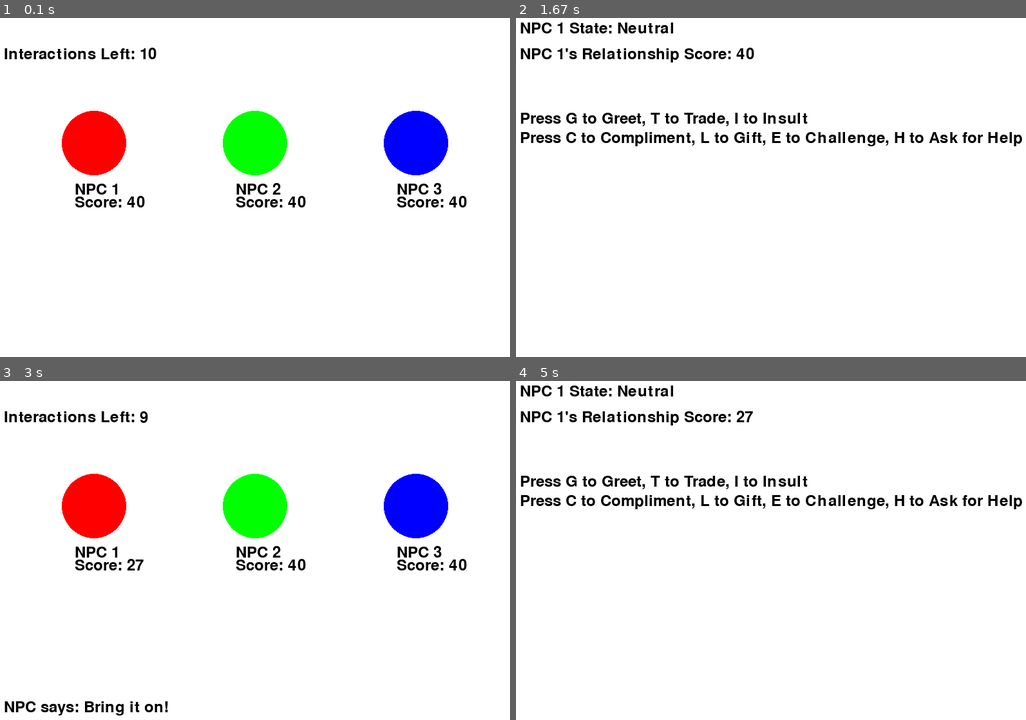
Above: before the commit, frames 1-4 (two rows, left to right).
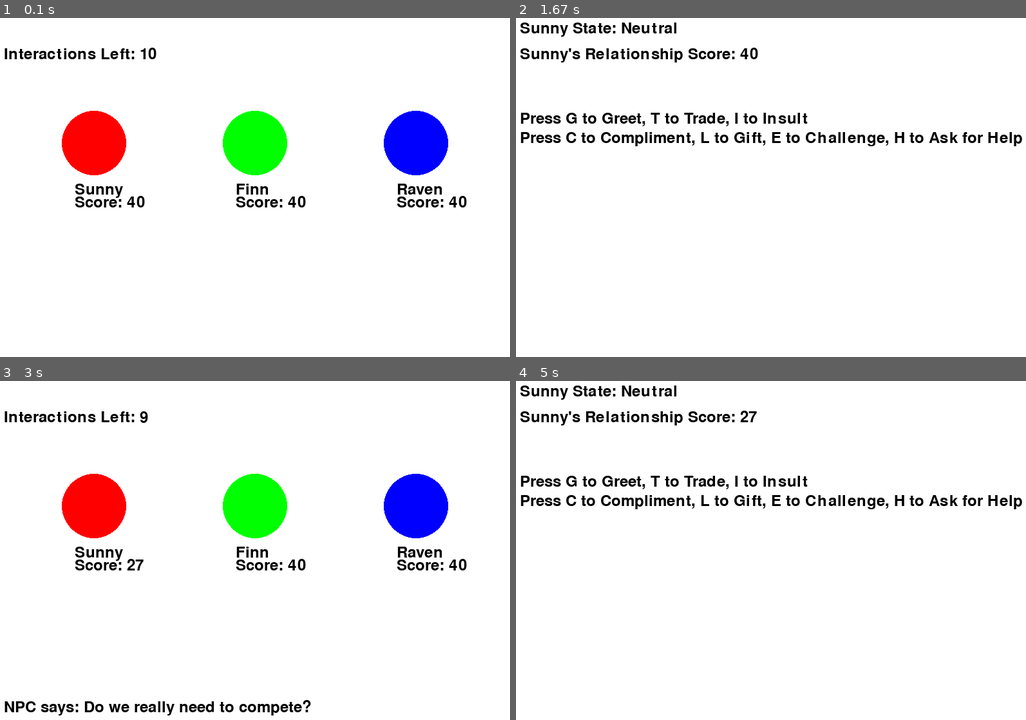
Above: after the commit, the same moments.

Repository: mustangThunderBird/DBN-NPC-PyGame
Game: pygame game, started from project3.py
Same seed, same stepped clock (60 frames per second), same inputs: the game is played once before the commit and once after it.
Inputs (mouse positions are in pixels of both pictures, inside the frame that each line leads up to):
- Up to frame 1 (0.1 s): no input
- Up to frame 2 (1.67 s): click (612, 150) at 1.38 s
- Up to frame 3 (3 s): tap E at 1.67 s
- Up to frame 4 (5 s): click (755, 506) at 3.05 s; tap I at 3.33 s; click (607, 519) at 4.72 s

The runs differ from the first frame. In frame 1, 0.6% of the frame differs, in the area x 14-87%, y 48-54%; in frame 2, 1.6%, in the area x 0-48%, y 1-14%; in frame 3, 1.3%; in frame 4, 1.6%.

Commit message:
unique dialogues - game reset

Diff:
--- a/npc.py
+++ b/npc.py
@@ -1,42 +1,34 @@
 import random
 import pygame
-
-# Possible dialogue responses for each NPC and action
-npc_dialogues = {
-    "Greet": ["Hello there!", "Nice to see you!", "Hey! How's it going?"],
-    "Insult": ["That's not very nice!", "Why would you say that?", "Ouch, that hurts!"],
-    "Trade": ["Thank you for the trade!", "I appreciate that!", "This could be useful."],
-    "Compliment": ["Aw, thanks!", "You're too kind!", "I appreciate the compliment!"],
-    "Challenge": ["Bring it on!", "I'm not afraid!", "Let's see what you got!"],
-    "Gift": ["Wow, thanks for the gift!", "This is so nice of you!", "I really appreciate it!"],
-    "Ask for Help": ["How can I assist?", "Of course, I'm here to help!", "What do you need?"],
-}
+import json
 
 class NPC:
-    def __init__(self, name, state, relationship_score, color, position, radius):
+    def __init__(self, name, state, relationship_score, color, position, radius, dialogue_file):
         self.name = name
         self.state = state
         self.relationship_score = relationship_score
         self.color = color
         self.position = position
         self.radius = radius
+        self.dialogue = self.load_dialogue(dialogue_file)
+
+    def load_dialogue(self, filename):
+        with open(filename, 'r') as file:
+            dialogue_data = json.load(file)
+        return dialogue_data
 
     def draw_name(self, screen, font, color):
-        # Draw the NPC's name and relationship score
         name_surface = font.render(self.name, True, color)
         screen.blit(name_surface, (self.position[0] - 30, self.position[1] + 60))
 
     def draw_score(self, screen, font, color):
-        # Draw the NPC's name and relationship score
         score_surface = font.render(f"Score: {self.relationship_score}", True, color)
         screen.blit(score_surface, (self.position[0] - 30, self.position[1] + 80))
 
     def draw_face(self, screen):
-        # Draw the NPC's face
         pygame.draw.circle(screen, self.color, self.position, self.radius)
 
     def update_state(self):
-        # Update the NPC's state based on the relationship score
         if self.relationship_score >= 75:
             self.state = "Friendly"
         elif self.relationship_score <= 25:
@@ -44,46 +36,59 @@
         else:
             self.state = "Neutral"
 
-    def choose_response(self, action):
-        # Set the NPC's response dialogue based on the action
-        self.response = random.choice(npc_dialogues[action])
-        return self.response
-
     def update_relationship(self, action):
-        # Update the relationship score based on the action
+        previous_score = self.relationship_score
         if action == "Greet":
             self.relationship_score += random.randint(2, 8)
         elif action == "Insult":
-            if random.random() < 0.3:  # 30% chance of positive effect
+            if random.random() < 0.3:
                 self.relationship_score += 15
             else:
                 self.relationship_score -= random.randint(10, 20)
         elif action == "Trade":
-            if random.random() < 0.8:  # 80% chance of positive effect
+            if random.random() < 0.8:
                 self.relationship_score += random.randint(1, 10)
             else:
                 self.relationship_score -= 5
         elif action == "Compliment":
-            if random.random() < 0.7:  # 70% chance of positive effect
+            if random.random() < 0.7:
                 self.relationship_score += random.randint(5, 15)
             else:
                 self.relationship_score -= 5
-        elif action == "Challenge":  # 20% chance of a big boost
+        elif action == "Challenge":
             if random.random() < 0.2:
                 self.relationship_score += 25
             else:
                 self.relationship_score -= random.randint(5, 15)
-        elif action == "Gift":  # 30% chance of negative effect
+        elif action == "Gift":
             if random.random() < 0.3:
                 self.relationship_score -= 25
             else:
                 self.relationship_score += random.randint(5, 30)
         elif action == "Ask for Help":
             if self.state == "Hostile":
-                self.relationship_score -= random.randint(1,5)
+                self.relationship_score -= random.randint(1, 5)
             else:
-                self.relationship_score += random.randint(1,5)
-        # Update the NPC's state
+                self.relationship_score += random.randint(1, 5)
+
+        # Update state after changing the score
         self.update_state()
-        # Return the updated relationship score
-        self.choose_response(action)
+
+        # Determine if the outcome is positive, negative, or neutral
+        if self.relationship_score > previous_score:
+            return "positive"
+        elif self.relationship_score < previous_score:
+            return "negative"
+        else:
+            return "neutral"
+
+    def handle_action(self, action):
+        outcome = self.update_relationship(action)
+        response = self.choose_response(action, outcome)
+        return response
+
+    def choose_response(self, action, outcome):
+        # Choose response based on action and outcome
+        if outcome in self.dialogue[action]:
+            return random.choice(self.dialogue[action][outcome])
+        return ""
--- /dev/null
+++ b/npc_dialogues/finn_dialogue.json
@@ -0,0 +1,30 @@
+{
+    "Greet": {
+        "positive": ["Oh, it's you again. How exciting.", "Hi, I guess.", "Back for more, huh?"],
+        "negative": ["Wow, this day just keeps getting better… not.", "Oh, it's you. Again.", "Didn't expect to see you here. Again."]
+    },
+    "Insult": {
+        "positive": ["Wow, creative insult. Did you think of that all by yourself?", "Ouch, I'm devastated… not.", "Really? That's the best you got?"],
+        "negative": ["Really? That was uncalled for.", "Harsh. Even for you.", "Maybe learn some manners next time."]
+    },
+    "Trade": {
+        "positive": ["Sure, why not? Let's get this over with.", "Alright, I'll take it.", "Fine, fine, let's trade."],
+        "negative": ["Wow, this feels like a rip-off.", "I expected better from you.", "I wouldn't call this a fair trade."]
+    },
+    "Compliment": {
+        "positive": ["Flattery won't get you anywhere… but go on.", "If you say so.", "Thanks, I guess?"],
+        "negative": ["That sounded… rehearsed.", "Sure, if you say so.", "Not sure if I believe that, but okay."]
+    },
+    "Challenge": {
+        "positive": ["A challenge? Please, don't embarrass yourself.", "Alright, bring it on.", "This'll be fun to watch."],
+        "negative": ["Not sure I'm in the mood for this.", "Is this really necessary?", "I don't think this will end well for you."]
+    },
+    "Gift": {
+        "positive": ["Oh, a gift? How… unexpected.", "Hmm, I suppose this is okay.", "Alright, I'll take it, thanks."],
+        "negative": ["This is… disappointing.", "Is this some kind of joke?", "You couldn't find anything better?"]
+    },
+    "Ask for Help": {
+        "positive": ["Fine, I suppose I could be persuaded to help.", "You need help? Shocker.", "I'll help, but don't get used to it."],
+        "negative": ["Help you? Seriously?", "Yeah… no. Figure it out yourself.", "Not in the mood to play hero today."]
+    }
+}
--- /dev/null
+++ b/npc_dialogues/raven_dialogue.json
@@ -0,0 +1,30 @@
+{
+    "Greet": {
+        "positive": ["Hello…", "Greetings.", "Oh, it's you."],
+        "negative": ["...What do you want?", "Is there something you need?", "Why are you here?"]
+    },
+    "Insult": {
+        "positive": ["I see.", "Interesting…", "Very well."],
+        "negative": ["That was unnecessary.", "I don't appreciate that.", "I expected better from you."]
+    },
+    "Trade": {
+        "positive": ["I appreciate it.", "Thank you.", "This is acceptable."],
+        "negative": ["I was expecting something… more.", "Is this all?", "This doesn't seem fair."]
+    },
+    "Compliment": {
+        "positive": ["...Thank you.", "I'll take that as a compliment.", "Noted."],
+        "negative": ["That was… strange.", "I don't need your flattery.", "Save your words."]
+    },
+    "Challenge": {
+        "positive": ["If that's what you wish.", "Very well.", "Let's proceed."],
+        "negative": ["This feels pointless.", "Is this truly necessary?", "I'd rather not."]
+    },
+    "Gift": {
+        "positive": ["I wasn't expecting this.", "Thank you.", "This is… thoughtful."],
+        "negative": ["You didn't need to.", "This doesn't mean much to me.", "I'll keep it, for now."]
+    },
+    "Ask for Help": {
+        "positive": ["If it's truly necessary.", "I can assist.", "What do you need?"],
+        "negative": ["I'm not obligated to help.", "Do it yourself.", "I'm not in the mood to help."]
+    }
+}
--- /dev/null
+++ b/npc_dialogues/sunny_dialogue.json
@@ -0,0 +1,30 @@
+{
+    "Greet": {
+        "positive": ["Hey there! Always great to see you!", "Hi! I was hoping to run into you!", "Hello! You always brighten my day!"],
+        "negative": ["Oh, are you okay? You seem a bit off.", "Hi... is everything alright?", "Hello... you seem different today."]
+    },
+    "Insult": {
+        "positive": ["Oh, I'm sure you didn't mean that. We all have our moments!", "Haha, you're funny when you're trying to be mean.", "Well, everyone has off days. Let's move on!"],
+        "negative": ["Ouch, that was harsh!", "That really hurt my feelings.", "I thought we were friends..."]
+    },
+    "Trade": {
+        "positive": ["Thank you so much! I knew I could count on you!", "This is so helpful, really appreciate it!", "You're the best! Thanks for helping out."],
+        "negative": ["Oh... I guess that wasn't what I expected.", "This doesn't feel fair...", "I thought you'd offer something better."]
+    },
+    "Compliment": {
+        "positive": ["Aw, that's so sweet of you to say!", "Thank you, you're too kind!", "You know just how to make someone's day!"],
+        "negative": ["Thanks, but that feels a bit forced.", "Are you just saying that?", "Hmm, that's… an interesting compliment."]
+    },
+    "Challenge": {
+        "positive": ["A little friendly competition? Count me in!", "You think you can beat me? Let's see!", "Bring it on! I love a good challenge."],
+        "negative": ["I'm not sure I'm up for this...", "Do we really need to compete?", "I don't think this is a good idea."]
+    },
+    "Gift": {
+        "positive": ["Oh wow! This is amazing, thank you!", "You didn't have to! This is so thoughtful!", "I'll treasure this, really appreciate it!"],
+        "negative": ["Oh... well, I didn't need this.", "Are you sure you're giving this to me?", "This doesn't feel very thoughtful."]
+    },
+    "Ask for Help": {
+        "positive": ["Of course, I'm always happy to lend a hand!", "Just tell me what you need, I'm here to help.", "Anything for a friend, let's do it!"],
+        "negative": ["I'll help, but I'm not sure I can trust you fully.", "I guess I could help, but please don't push it.", "I'm a bit hesitant, but alright."]
+    }
+}
--- a/project3.py
+++ b/project3.py
@@ -1,30 +1,50 @@
 import pygame
-import random
 import time
+import os
 from npc import NPC
+
+THIS_DIRECTORY = os.path.dirname(os.path.abspath(__file__))
 
 def draw_text(text, font, screen, x, y, color):
     text_surface = font.render(text, True, color)
     screen.blit(text_surface, (x, y))
 
-# Check win/lose/neutral outcome based on final scores
-def check_end_conditions():
-    relationship_scores = [npc.relationship_score for npc in npc_list]
-    if any(score >= 100 for score in relationship_scores):
-        draw_text("You Win! You've formed a strong friendship with at least one NPC!", font, screen, 10, 400, (0,0,0))
-        return True  # End game
-    elif any(score <= 10 for score in relationship_scores):
-        draw_text("You Lose! At least one NPC has become extremely hostile.", font, screen, 10, 400, (0,0,0))
-        return True  # End game
-    elif all(11 <= score <= 99 for score in relationship_scores):
-        draw_text("Neutral Outcome. All NPCs are in a neutral range.", font, screen, 10, 400, (0,0,0))
-        return True  # End game
-    return False  # Continue game
+# Check win/lose conditions and return a result
+def check_end_conditions(npc_list):
+    for npc in npc_list:
+        if npc.relationship_score >= 100:
+            return "win"
+        elif npc.relationship_score <= 10:
+            return "lose"
+    return None  # Game continues
+
+def display_end_screen(screen, font, result):
+    screen.fill((255, 255, 255))
+    if result == "win":
+        message = "You Win! You've formed a strong friendship with at least one NPC!"
+    else:
+        message = "You Lose! At least one NPC has become extremely hostile."
+
+    draw_text(message, font, screen, 100, 200, (0, 0, 0))
+    draw_text("Press R to Restart or Q to Quit", font, screen, 100, 300, (0, 0, 0))
+    pygame.display.flip()
+
+    # Wait for player input to restart or quit
+    while True:
+        for event in pygame.event.get():
+            if event.type == pygame.QUIT:
+                pygame.quit()
+                exit()
+            elif event.type == pygame.KEYDOWN:
+                if event.key == pygame.K_r:
+                    return "restart"
+                elif event.key == pygame.K_q:
+                    pygame.quit()
+                    exit()
 
 def main():
     # Initialize Pygame
     pygame.init()
-    global screen
     screen = pygame.display.set_mode((800, 600))
     pygame.display.set_caption("NPC Social Simulation")
 
@@ -39,14 +59,12 @@
     white = (255, 255, 255)
     black = (0, 0, 0)
     # Font
-    global font
     font = pygame.font.Font(None, 36)
 
     # Create NPCs
-    npc1 = NPC("NPC 1", "Neutral", 40, (255, 0, 0), (150, 200), 50)  # Red NPC
-    npc2 = NPC("NPC 2", "Neutral", 40, (0, 255, 0), (400, 200), 50)  # Green NPC
-    npc3 = NPC("NPC 3", "Neutral", 40, (0, 0, 255), (650, 200), 50)  # Blue NPC
-    global npc_list
+    npc1 = NPC("Sunny", "Neutral", 40, (255, 0, 0), (150, 200), 50, os.path.join(THIS_DIRECTORY, "npc_dialogues", "sunny_dialogue.json"))  # Red NPC
+    npc2 = NPC("Finn", "Neutral", 40, (0, 255, 0), (400, 200), 50, os.path.join(THIS_DIRECTORY, "npc_dialogues", "finn_dialogue.json"))  # Green NPC
+    npc3 = NPC("Raven", "Neutral", 40, (0, 0, 255), (650, 200), 50, os.path.join(THIS_DIRECTORY, "npc_dialogues", "raven_dialogue.json"))  # Blue NPC
     npc_list = [npc1, npc2, npc3]
 
     # Main game loop
@@ -70,10 +88,13 @@
             draw_text("Press G to Greet, T to Trade, I to Insult", font, screen, 10, 150, black)
             draw_text("Press C to Compliment, L to Gift, E to Challenge, H to Ask for Help", font, screen, 10, 180, black)
 
-        # Only check for win/lose conditions after interaction limit is reached
-        if interaction_count >= interaction_limit:
-            if check_end_conditions():  # Display the end state and end game if conditions met
-                running = False
+        # Check win/lose conditions after each interaction
+        game_result = check_end_conditions(npc_list)
+        if game_result:
+            action = display_end_screen(screen, font, game_result)
+            if action == "restart":
+                main()  # Restart the game
+            return  # End the game if quit
 
         for event in pygame.event.get():
             if event.type == pygame.QUIT:
@@ -90,26 +111,19 @@
                         break
             elif event.type == pygame.KEYDOWN and selected_npc is not None and interaction_count < interaction_limit:
                 if event.key == pygame.K_g:
-                    selected_npc.update_relationship("Greet")
-                    npc_response = selected_npc.choose_response("Greet")
+                    npc_response = selected_npc.handle_action("Greet")
                 elif event.key == pygame.K_t:
-                    selected_npc.update_relationship("Trade")
-                    npc_response = selected_npc.choose_response("Trade")
+                    npc_response = selected_npc.handle_action("Trade")
                 elif event.key == pygame.K_i:
-                    selected_npc.update_relationship("Insult")
-                    npc_response = selected_npc.choose_response("Insult")
+                    npc_response = selected_npc.handle_action("Insult")
                 elif event.key == pygame.K_c:
-                    selected_npc.update_relationship("Compliment")
-                    npc_response = selected_npc.choose_response("Compliment")
+                    npc_response = selected_npc.handle_action("Compliment")
                 elif event.key == pygame.K_l:
-                    selected_npc.update_relationship("Gift")
-                    npc_response = selected_npc.choose_response("Gift")
+                    npc_response = selected_npc.handle_action("Gift")
                 elif event.key == pygame.K_e:
-                    selected_npc.update_relationship("Challenge")
-                    npc_response = selected_npc.choose_response("Challenge")
+                    npc_response = selected_npc.handle_action("Challenge")
                 elif event.key == pygame.K_h:
-                    selected_npc.update_relationship("Ask for Help")
-                    npc_response = selected_npc.choose_response("Ask for Help")
+                    npc_response = selected_npc.handle_action("Ask for Help")
                 interaction_count += 1
                 selected_npc = None  # Reset selected NPC
                 response_time = time.time() + 2  # Set the response timer for 2 seconds
